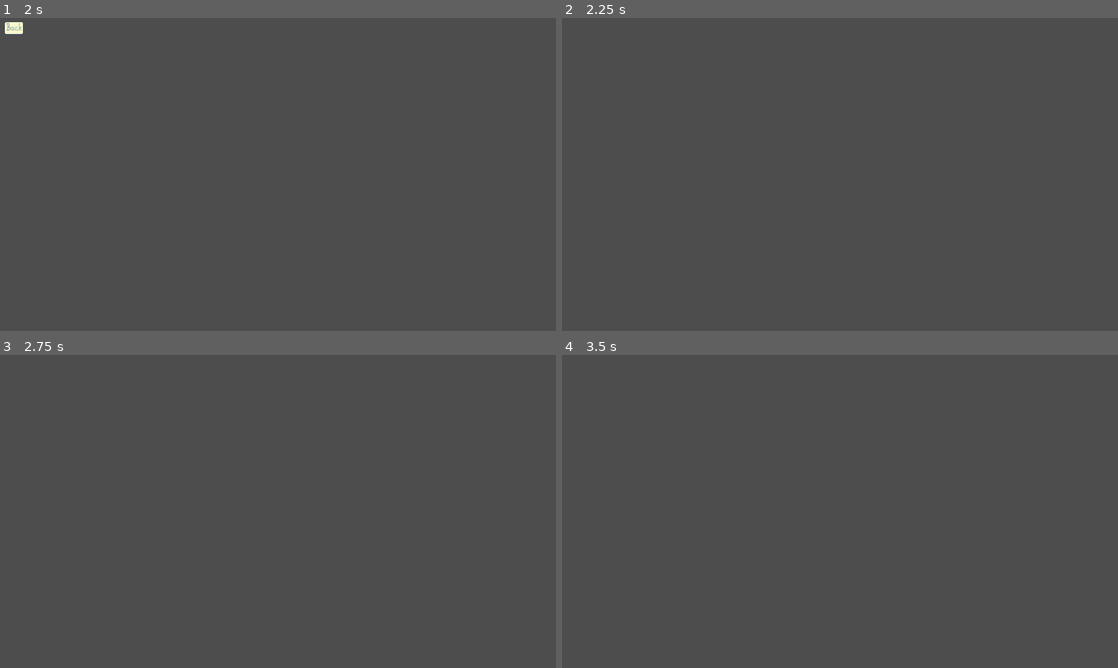
Above: before the commit, frames 1-4 (two rows, left to right).
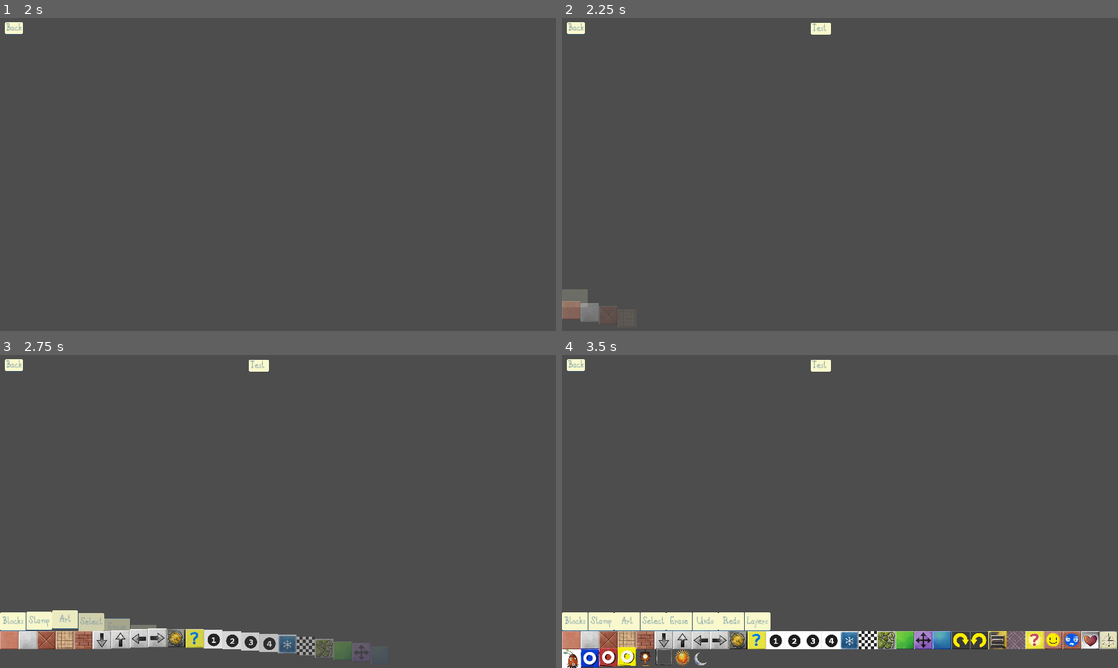
Above: after the commit, the same moments.

Repository: jacob-grahn/platform-racing-4
Game: Godot game, scene res://main/Main.tscn
The game is run twice, just before and just after one commit, with the same random seed, the same clock (stepped at 60 frames per second) and the same inputs. The engine's default icon, where the game draws it, is replaced by a stand-in: a white triangle on a blue panel in a dark square.
Inputs (mouse positions are in pixels of both pictures, inside the frame that each line leads up to):
- Up to frame 1 (2 s): click "editor" at 0.5 s; click "Test!" at 1.25 s
- Up to frame 2 (2.25 s): click "Back" at 2 s
- Up to frame 3 (2.75 s): no input
- Up to frame 4 (3.5 s): move the mouse to (962, 495) at 2.77 s; hold Right (right) from 2.78 s (still down); click (962, 495) at 2.92 s; tap Up (jump) at 3.02 s

Frame 1 is identical in both runs. In frame 2, 0.9% of the frame differs, in the area x 0-49%, y 1-98%; in frame 3, 5.2%; in frame 4, 8.9%, in the area x 0-100%, y 1-100%.

Commit message:
something still bad wrong

Diff:
--- a/client/main/Main.gd
+++ b/client/main/Main.gd
@@ -1,5 +1,6 @@
 extends Node2D
 class_name Main
+
 
 const TITLE = preload("res://pages/title/Title.tscn")
 const GAME = preload("res://pages/game/Game.tscn")
@@ -10,11 +11,13 @@
 
 
 func _ready():
-	set_scene(Main.TITLE)
+	set_scene("TITLE")
 
 
-func set_scene(packed_scene: PackedScene):
+func set_scene(scene_name: String) -> Node2D:
 	if current_scene:
 		current_scene.queue_free()
-	current_scene = packed_scene.instantiate()
+	current_scene = self[scene_name].instantiate()
+	current_scene.name = scene_name
 	add_child(current_scene)
+	return current_scene
--- a/client/pages/editor/Editor.gd
+++ b/client/pages/editor/Editor.gd
@@ -1,12 +1,12 @@
 extends Node2D
 class_name Editor
-
-static var current_level: Dictionary
 
 @onready var back = $UI/Back
 @onready var test = $UI/Test
 @onready var level_encoder = $LevelEncoder
 @onready var level_decoder = $LevelDecoder
+
+static var current_level: Dictionary
 
 
 func _ready():
@@ -14,13 +14,20 @@
 	test.connect("pressed", _on_test_pressed)
 	if Editor.current_level:
 		level_decoder.decode(Editor.current_level)
+	else:
+		level_decoder.decode({
+			"layers": [{
+				"chunks": []
+			}]
+		})
 
 
 func _on_back_pressed():
 	Editor.current_level = level_encoder.encode()
-	Helpers.set_scene(Main.TITLE)
+	Helpers.set_scene("TITLE")
 
 
 func _on_test_pressed():
 	Editor.current_level = level_encoder.encode()
-	Helpers.set_scene(Main.TESTER)
+	var tester = Helpers.set_scene("TESTER")
+	tester.set_level(Editor.current_level)
--- a/client/pages/editor/Editor.tscn
+++ b/client/pages/editor/Editor.tscn
@@ -1,9 +1,8 @@
-[gd_scene load_steps=11 format=3 uid="uid://gotxkw71bwdq"]
+[gd_scene load_steps=10 format=3 uid="uid://gotxkw71bwdq"]
 
 [ext_resource type="Script" path="res://pages/editor/Editor.gd" id="1_qeoq7"]
 [ext_resource type="PackedScene" uid="uid://b37txmrlmt0ae" path="res://pages/editor/EditorCamera.tscn" id="2_ifj8n"]
 [ext_resource type="PackedScene" uid="uid://c1an2cgd34sv1" path="res://pages/editor/menu/SliderMenu.tscn" id="2_klaio"]
-[ext_resource type="PackedScene" uid="uid://h5onwupb7ju1" path="res://pages/editor/Layer.tscn" id="2_lir3m"]
 [ext_resource type="PackedScene" uid="uid://cl0yelhxpgf2k" path="res://pages/editor/EditorEvents.tscn" id="3_05sia"]
 [ext_resource type="PackedScene" uid="uid://joknjf6qnfx5" path="res://pages/editor/Cursor.tscn" id="4_pnfuv"]
 [ext_resource type="PackedScene" uid="uid://e6aydemh5yb1" path="res://pages/editor/Penciler.tscn" id="5_vq0x1"]
@@ -17,8 +16,6 @@
 [node name="EditorCamera" parent="." instance=ExtResource("2_ifj8n")]
 
 [node name="Layers" type="Node2D" parent="."]
-
-[node name="Layer 1" parent="Layers" instance=ExtResource("2_lir3m")]
 
 [node name="Cursor" parent="." instance=ExtResource("4_pnfuv")]
 
--- a/client/pages/editor/LevelDecoder.gd
+++ b/client/pages/editor/LevelDecoder.gd
@@ -5,12 +5,14 @@
 
 func decode(level: Dictionary) -> void:
 	var layer = LAYER.instantiate()
+	layer.name = "Layer 1"
 	get_node("../Layers").add_child(layer)
 	var tilemap = layer.get_node("TileMap")
 
 	var tile_layer = level.layers[0]
 	var chunks = tile_layer.chunks
 	for chunk in chunks:
+		print(chunk)
 		for i:int in chunk.data.size():
 			var tile_id:int = chunk.data[i]
 			if tile_id == 0:
--- a/client/pages/editor/LevelEncoder.gd
+++ b/client/pages/editor/LevelEncoder.gd
@@ -18,7 +18,7 @@
 		for coords in used_coords:
 			var atlas_coords = tilemap.get_cell_atlas_coords(0, coords)
 			var block_id = Helpers.to_block_id(atlas_coords)
-			var chunk_coords = atlas_coords / chunk_size
+			var chunk_coords = coords / chunk_size
 			var chunk_data_coords = coords - (chunk_coords * chunk_size)
 			var chunk_name = str(chunk_coords.x) + "," + str(chunk_coords.y)
 			var chunk_data_index = (chunk_data_coords.y * chunk_size.x) + chunk_data_coords.x
@@ -31,8 +31,8 @@
 				data.resize(chunk_size.x * chunk_size.y)
 				data.fill(0)
 				chunk = {
-					"x": chunk_coords.x,
-					"y": chunk_coords.y,
+					"x": chunk_coords.x * chunk_size.x,
+					"y": chunk_coords.y * chunk_size.y,
 					"width": chunk_size.x,
 					"height": chunk_size.y,
 					"data": data
@@ -41,6 +41,7 @@
 				chunk_map[chunk_name] = chunk
 			chunk.data[chunk_data_index] = block_id
 		level.layers.push_back(tile_layer)
+	print(level)
 	return level
 
 
--- a/client/pages/game/Game.gd
+++ b/client/pages/game/Game.gd
@@ -66,4 +66,4 @@
 
 
 func _on_back_pressed():
-	Helpers.set_scene(Main.TITLE)
+	Helpers.set_scene("TITLE")
--- a/client/pages/tester/Tester.gd
+++ b/client/pages/tester/Tester.gd
@@ -5,9 +5,12 @@
 
 
 func _ready():
-	level_decoder.decode(Editor.current_level)
 	back.connect("pressed", _on_back_pressed)
 
 
 func _on_back_pressed():
-	Helpers.set_scene(Main.TITLE)
+	Helpers.set_scene("EDITOR")
+
+
+func set_level(level: Dictionary) -> void:
+	level_decoder.decode(level)
--- a/client/pages/title/Title.gd
+++ b/client/pages/title/Title.gd
@@ -10,9 +10,9 @@
 
 func _on_game_pressed():
 	Game.pr2_level_id = $TextEdit.text
-	Helpers.set_scene(Main.GAME)
+	Helpers.set_scene("GAME")
 
 
 func _on_gear_pressed():
 	Game.pr2_level_id = '0'
-	Helpers.set_scene(Main.EDITOR)
+	Helpers.set_scene("EDITOR")
--- a/client/singletons/helpers/Helpers.gd
+++ b/client/singletons/helpers/Helpers.gd
@@ -11,8 +11,8 @@
 		return 'https://platformracing.com'
 
 
-func set_scene(scene: PackedScene):
-	get_node("/root/Main").set_scene(scene)
+func set_scene(scene_name: String) -> Node2D:
+	return get_node("/root/Main").set_scene(scene_name)
 
 
 func to_atlas_coords(block_id: int) -> Vector2i:
